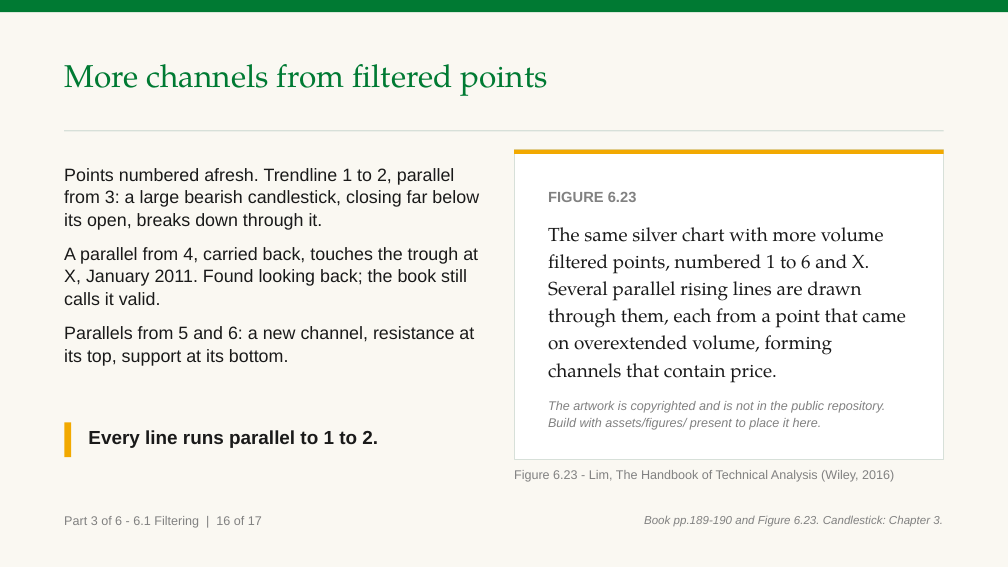
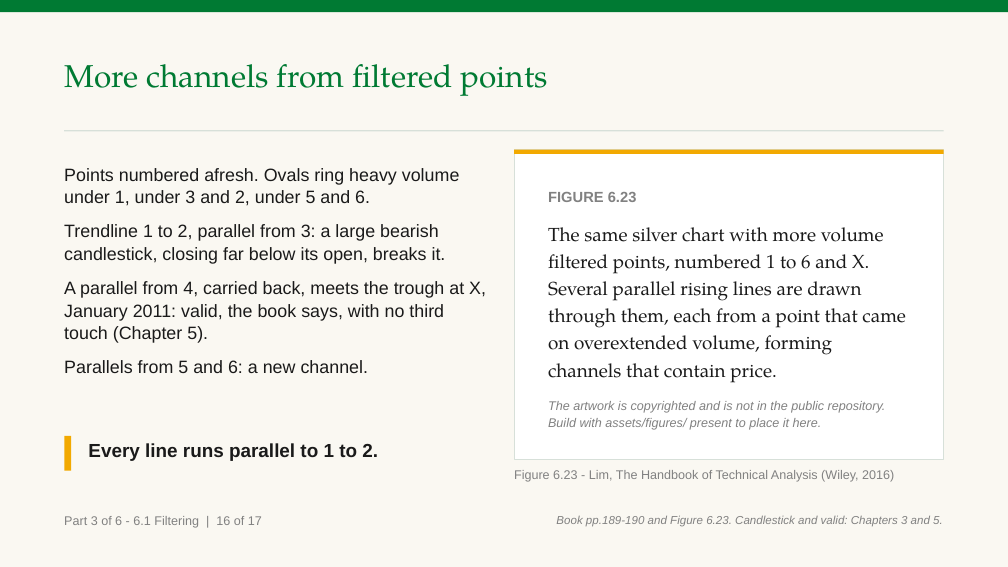
Before and after one commit to benjiesotelo-sudo/Telos_FIN1209, a slide deck: slide 70 of chapter-06/FIN1209-Chapter-06.pptx. Drawn at 1008x567 pixels with LibreOffice and Linux fonts; fonts in the diff are those of the drawing. Boxes give left, top, right and bottom in pixels: in the first picture for what was removed or moved away, otherwise in the second. Text is boxed around its words. In the diff, an @@ line names an element or a change of style, - is before the commit and + after.

```diff
--- a/chapter-06/FIN1209-Chapter-06.pptx
+++ b/chapter-06/FIN1209-Chapter-06.pptx
@@ text at <box>64,168,486,373</box>: text changed @@
-Points numbered afresh. Trendline 1 to 2, parallel from 3: a large bearish candlestick, closing far below its open, breaks down through it.
-A parallel from 4, carried back, touches the trough at X, January 2011. Found looking back; the book still calls it valid.
-Parallels from 5 and 6: a new channel, resistance at its top, support at its bottom.
+Points numbered afresh. Ovals ring heavy volume under 1, under 3 and 2, under 5 and 6.
+Trendline 1 to 2, parallel from 3: a large bearish candlestick, closing far below its open, breaks it.
+A parallel from 4, carried back, meets the trough at X, January 2011: valid, the book says, with no third touch (Chapter 5).
+Parallels from 5 and 6: a new channel.
@@ rectangle: place and size @@
-rectangle at <box>64,423,71,457</box>
+rectangle at <box>64,436,71,471</box>
@@ text "Every line runs parallel to ...": place and size @@
-text "Every line runs parallel to ..." at <box>88,430,378,448</box>
+text "Every line runs parallel to ..." at <box>88,443,378,461</box>
@@ text at <box>556,515,943,527</box>: text changed @@
-Book pp.189-190 and Figure 6.23. Candlestick: Chapter 3.
+Book pp.189-190 and Figure 6.23. Candlestick and valid: Chapters 3 and 5.
```
Also in this commit, not shown: 7 other slides changed, 3 other files.
